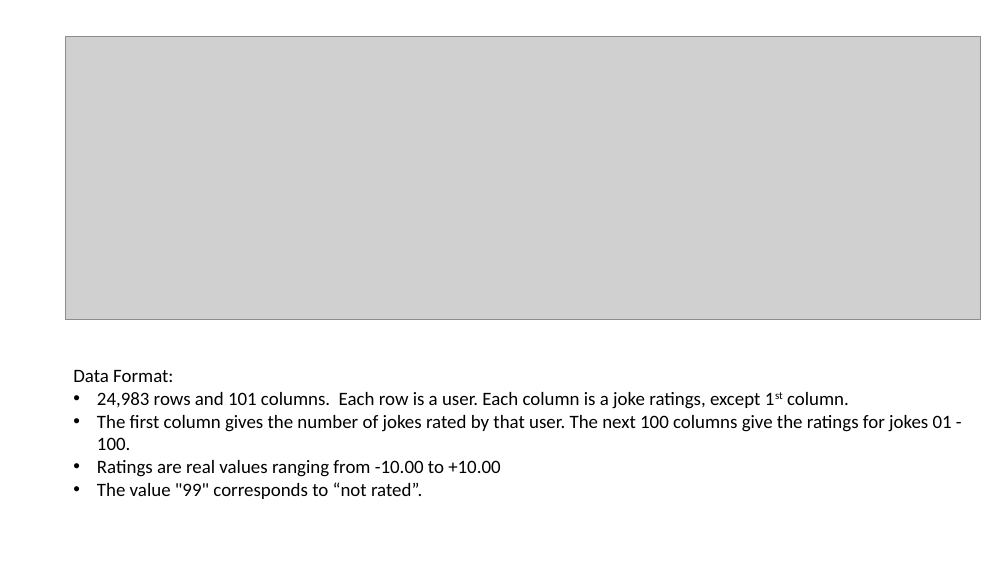
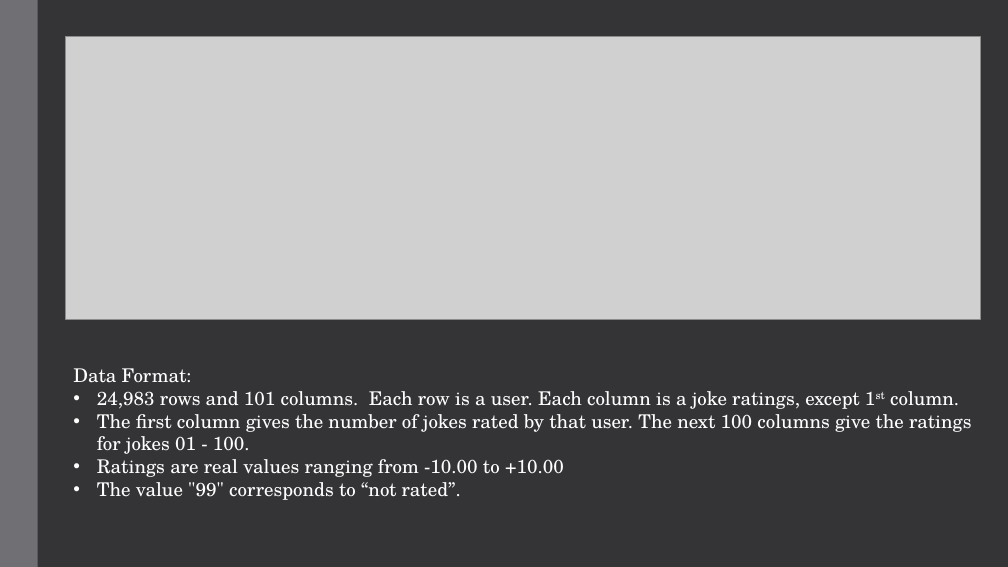
Before and after one commit to Tyllis/Data607, a slide deck: slide 2 of jester-collaborative-filtering.pptx. Drawn at 1008x567 pixels with LibreOffice and Linux fonts; fonts in the diff are those of the drawing; grey boxes stand for pictures. Boxes give left, top, right and bottom in pixels: in the first picture for what was removed or moved away, otherwise in the second. Text is boxed around its words. In the diff, an @@ line names an element or a change of style, - is before the commit and + after.

```diff
--- a/jester-collaborative-filtering.pptx
+++ b/jester-collaborative-filtering.pptx
@@ background #FFFFFF to #353537 @@
@@ rectangle added at (0, 0, 38, 567), fill #6F6F74 @@
@@ text "Data Format:" at (73, 368, 972, 500): font Calibri to TeX Gyre Schola, text colour #000000 to #FFFFFF @@
```
Also in this commit, not shown: 3 other slides changed, 1 slide added, 6 slides removed.
